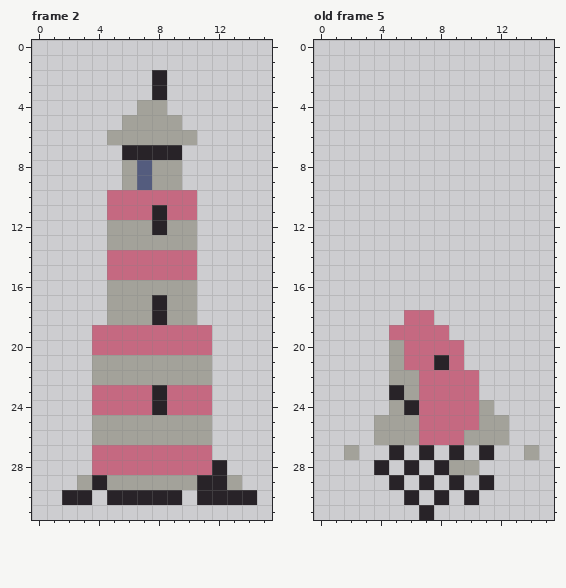
One commit to this pixel-art file: assets_dev/sprites.aseprite. The picture above is the old version.
16x32 pixels, 5 frames. Shown: frame 2, old frame 5. The commit also changed other frames, which this record leaves out.
The same view after the edit:
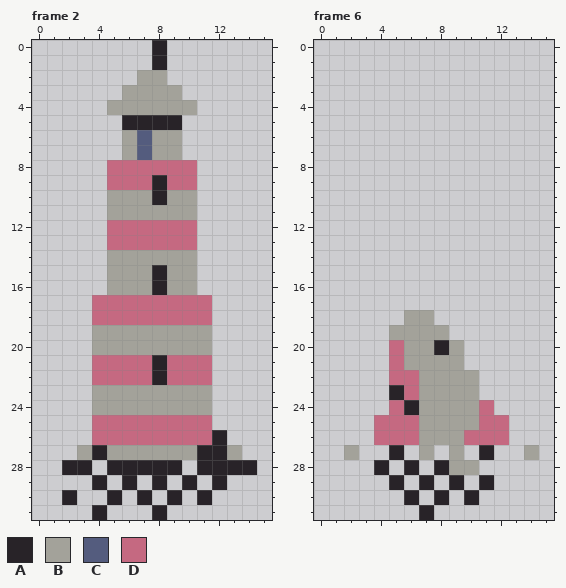
Palette (. is transparent): A #282328  B #a3a29a  C #545c7e  D #c56981
A new or re-ordered frame is compared with the old frame closest to it.
Change:
frames 5 -> 8
Changed rows in their new state; - is an unchanged pixel.
Frame 2, layer "Layer 1":
first column x 2:
 0 ------A------
 1 ------A------
 2 -----BB------
 3 ----BBBB-----
 4 ---BB--BB----
 5 ----AAAA-----
 6 ---.-C--.----
 7 ----BCBB-----
 8 ---DDDDDD----
 9 ---DDDADD----
10 ---BBBABB----
11 ---BBBBBB----
12 ---DDDDDD----
13 ---DDDDDD----
14 ---BBBBBB----
15 ---BBBABB----
16 ------A------
17 --DDDDDDDD---
18 --DDDDDDDD---
19 --BBBBBBBB---
20 --BBBBBBBB---
21 --DDDDADDD---
22 --DDDDADDD---
23 --BBBBBBBB---
24 --BBBBBBBB---
25 --DDDDDDDD---
26 --DDDDDDDDA--
27 -BABBBBBBAAB-
28 AA.AAAAA.A-AA
29 -.-.A.A.A.-.-
30 -.--.-.---...
31 --A---A------
Frame 6 is new; against old frame 5, layer "Layer 1":
first column x 4:
18 --BB-----
19 -BBBB----
20 -DBBAB---
21 -DBBBB---
22 -DDBBBB--
23 --DBBBB--
24 -D-BBBBD-
25 DDDBBBBDD
26 DDDBBBDDD
27 ---B-B---
Changed places in both pictures, as pixel boxes (x1, y1, x2, y2):
changed: (62, 40, 257, 520)
changed: (374, 310, 509, 460)
